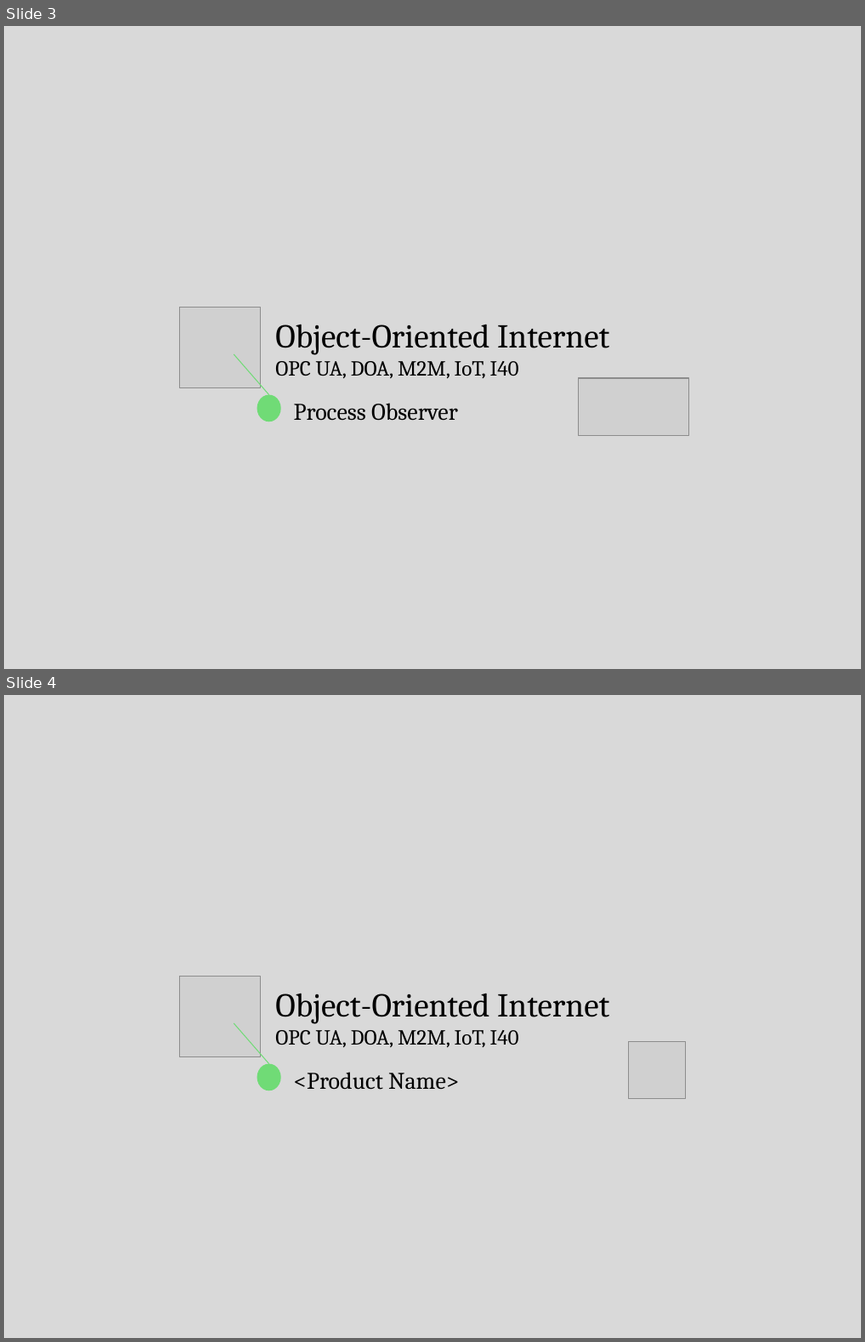
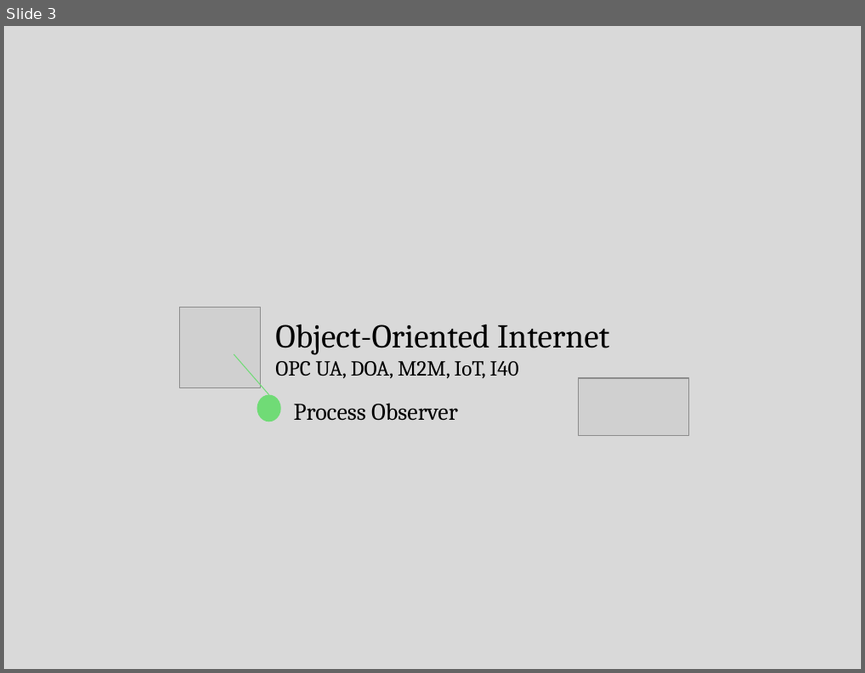
Before and after one commit to mpostol/OPC-UA-OOI, a slide deck: CommonResources/Media/Figures.pptx. Shown one above the other, each under a label of ours: slides 3 and 4 before the commit, slide 3 after it. The pictures are 865x1342 and 865x673 pixels, drawn with LibreOffice and Linux fonts; fonts in the diff are those of the drawing; grey boxes stand for pictures. Boxes give left, top, right and bottom in pixels: in the first picture for what was removed or moved away, otherwise in the second. Text is boxed around its words. In the diff, an @@ line names an element or a change of style, - is before the commit and + after.

```diff
--- a/CommonResources/Media/Figures.pptx
+++ b/CommonResources/Media/Figures.pptx
@@ slide 4 removed at <box>4,695,861,1338</box>, background #D9D9D9 @@
@@ picture removed at <box>180,976,260,1056</box> @@
@@ text removed at <box>275,993,609,1047</box> @@
-Object-Oriented Internet
-OPC UA, DOA, M2M, IoT, I40
@@ line removed from (234, 1023) to (268, 1063) @@
@@ picture removed at <box>628,1041,685,1099</box> @@
@@ ellipse removed at <box>256,1063,281,1090</box> @@
@@ text removed at <box>294,1072,459,1089</box> @@
-<Product Name>
```
Also in this commit, not shown: 1 slide changed, 2 slides added.
